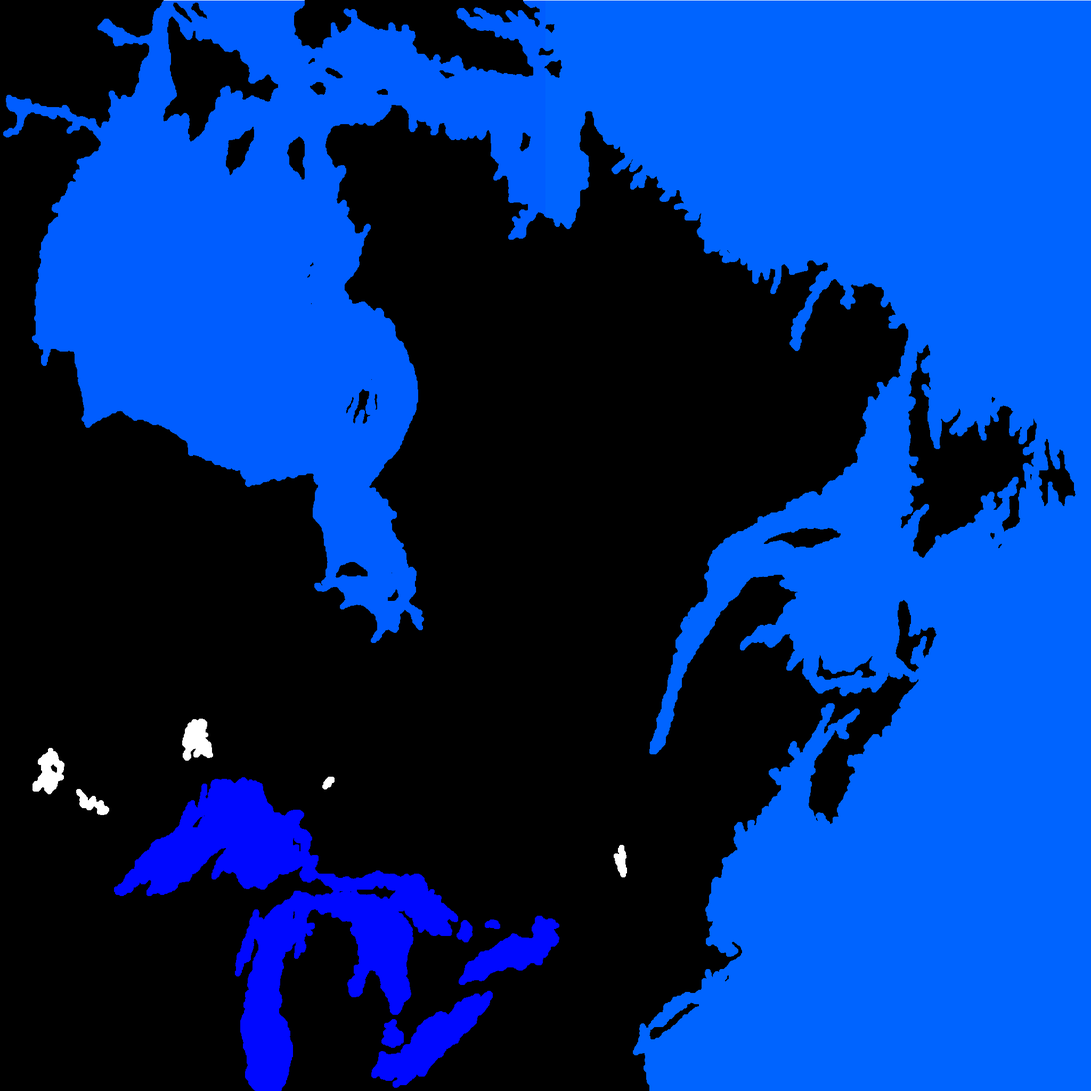
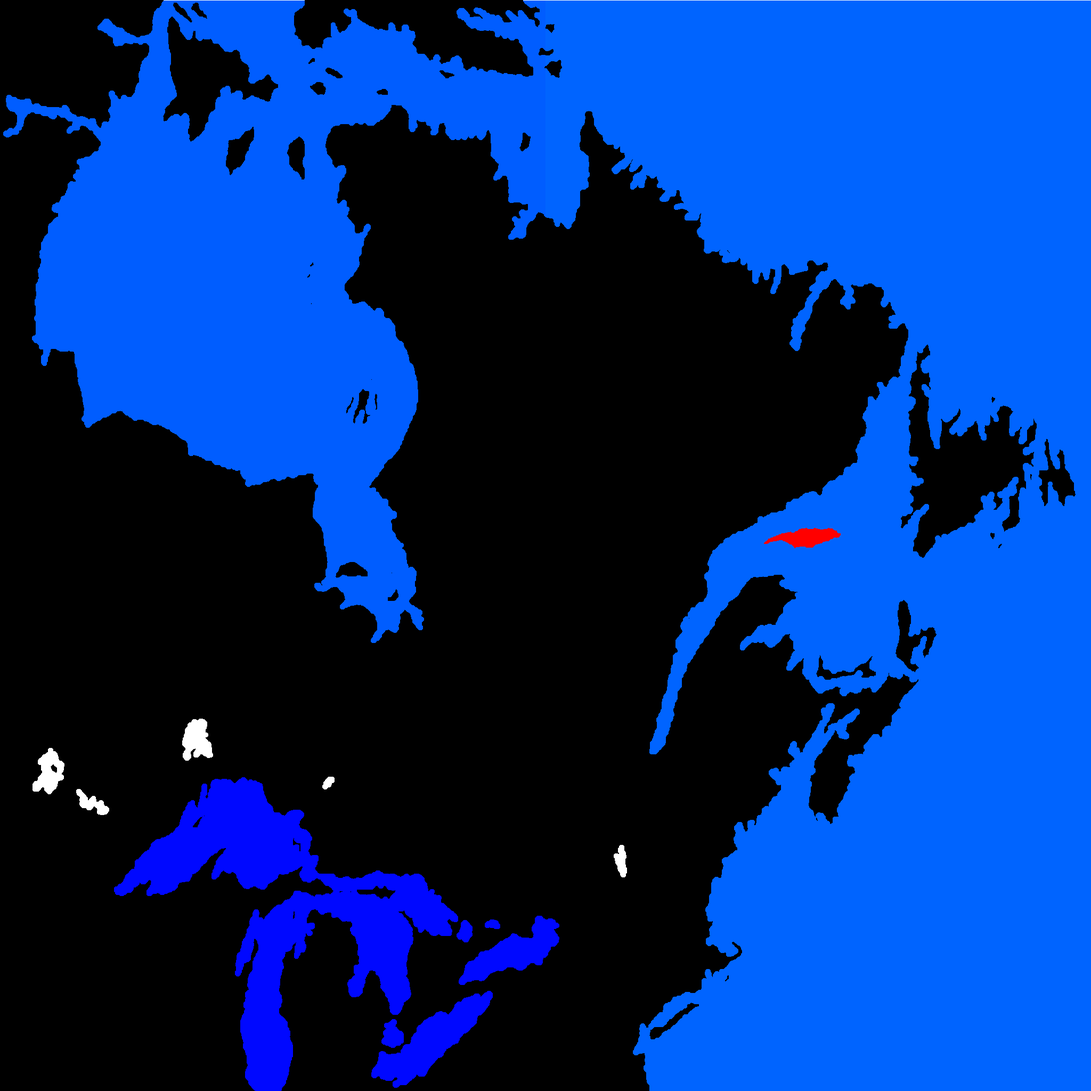
Layer changes from the first 1091x1091 image to the second:
moved "provinces" above "world_normal_height", painted on it over (x1=764, y1=528, x2=842, y2=549)
